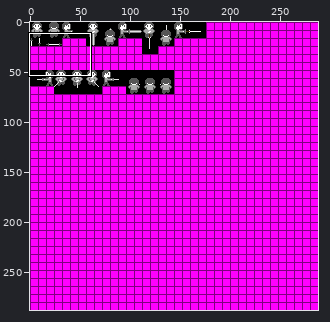
Edited in one commit: sprite sheet (res/Sprites/Player_Sprites/player_sword_sheet.png). Above, an overview of the earlier version with the close-up marked.
Close-up. Before the edit:
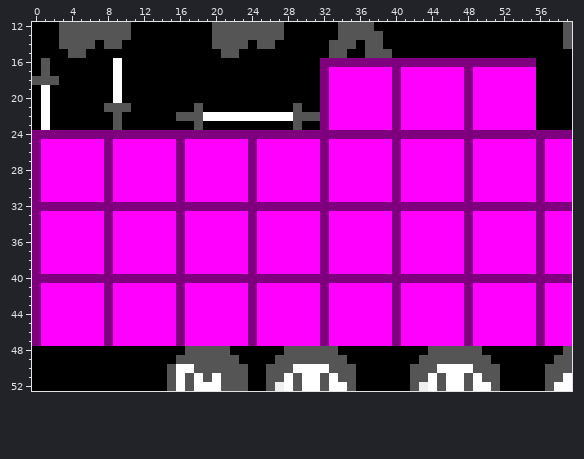
The file is 288x288 pixels. Colours within 5 levels of each other are drawn and written as one. Shown: x 0..59, y 12..52.
After the commit:
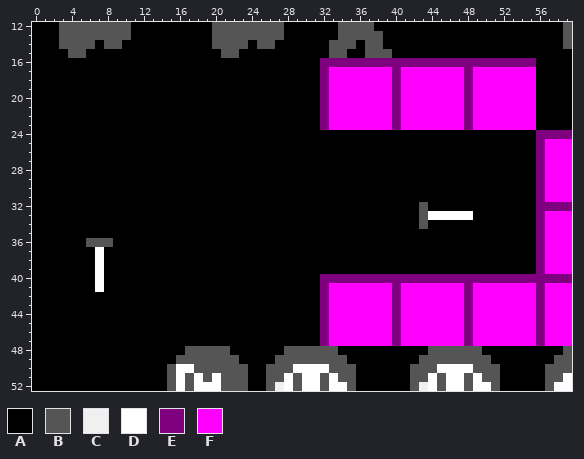
Palette (. is transparent): A #000000  B #555555  C #f0f0f0  D #ffffff  E #7f007f  F #ff00ff
Log entry: Now it's for Derek
Change:
Colour B becomes colour A in rows 16 to 17 at x 1; in row 18 at x 0 to 2; in row 21 at x 8 to 10, 18 and 29; in row 22 at x 9, 16 to 18 and 29 to 31; in row 23 at x 9, 18 and 29.
Colour D becomes colour A in rows 16 to 18 at x 9; in rows 19 to 20 at x 1 and 9; in row 21 at x 1; in row 22 at x 1 and 19 to 28; in row 23 at x 1.
Colour E becomes colour A in row 24 at x 0 to 55; in rows 25 to 31 at x 0, 8, 16, 24, 32, 40 and 48; in row 32 at x 0 to 42 and 44 to 55; in row 33 at x 0, 8, 16, 24, 32 and 40; in rows 34 to 35 at x 0, 8, 16, 24, 32, 40 and 48; in row 36 at x 0, 16, 24, 32, 40 and 48.
Colour E becomes colour A in rows 37 to 39 at x 0, 8, 16, 24, 32, 40 and 48; in row 40 at x 0 to 6 and 8 to 31; in rows 41 to 47 at x 0, 8, 16 and 24.
Colour F becomes colour A in rows 25 to 31 at x 1 to 7, 9 to 15, 17 to 23, 25 to 31, 33 to 39, 41 to 47 and 49 to 55; in row 33 at x 1 to 7, 9 to 15, 17 to 23, 25 to 31, 33 to 39, 41 to 42 and 49 to 55; in row 34 at x 1 to 7, 9 to 15, 17 to 23, 25 to 31, 33 to 39, 41 to 42, 44 to 47 and 49 to 55; in row 35 at x 1 to 7, 9 to 15, 17 to 23, 25 to 31, 33 to 39, 41 to 47 and 49 to 55; in row 36 at x 1 to 5, 9 to 15, 17 to 23, 25 to 31, 33 to 39, 41 to 47 and 49 to 55; in rows 37 to 39 at x 1 to 6, 9 to 15, 17 to 23, 25 to 31, 33 to 39, 41 to 47 and 49 to 55.
Colour F becomes colour A in row 41 at x 1 to 6, 9 to 15, 17 to 23 and 25 to 31; in rows 42 to 47 at x 1 to 7, 9 to 15, 17 to 23 and 25 to 31.
Colour E becomes colour B in row 32 at x 43; in row 36 at x 8.
Colour F becomes colour B in rows 33 to 34 at x 43; in row 36 at x 6 to 7.
Colour E becomes colour D in row 33 at x 48; in row 40 at x 7.
Colour F becomes colour D in row 33 at x 44 to 47; in rows 37 to 39 at x 7; in row 41 at x 7.
Pixel boxes of the changes (left, top, right, bottom) in both close-ups:
changed: (32, 58, 536, 346)
